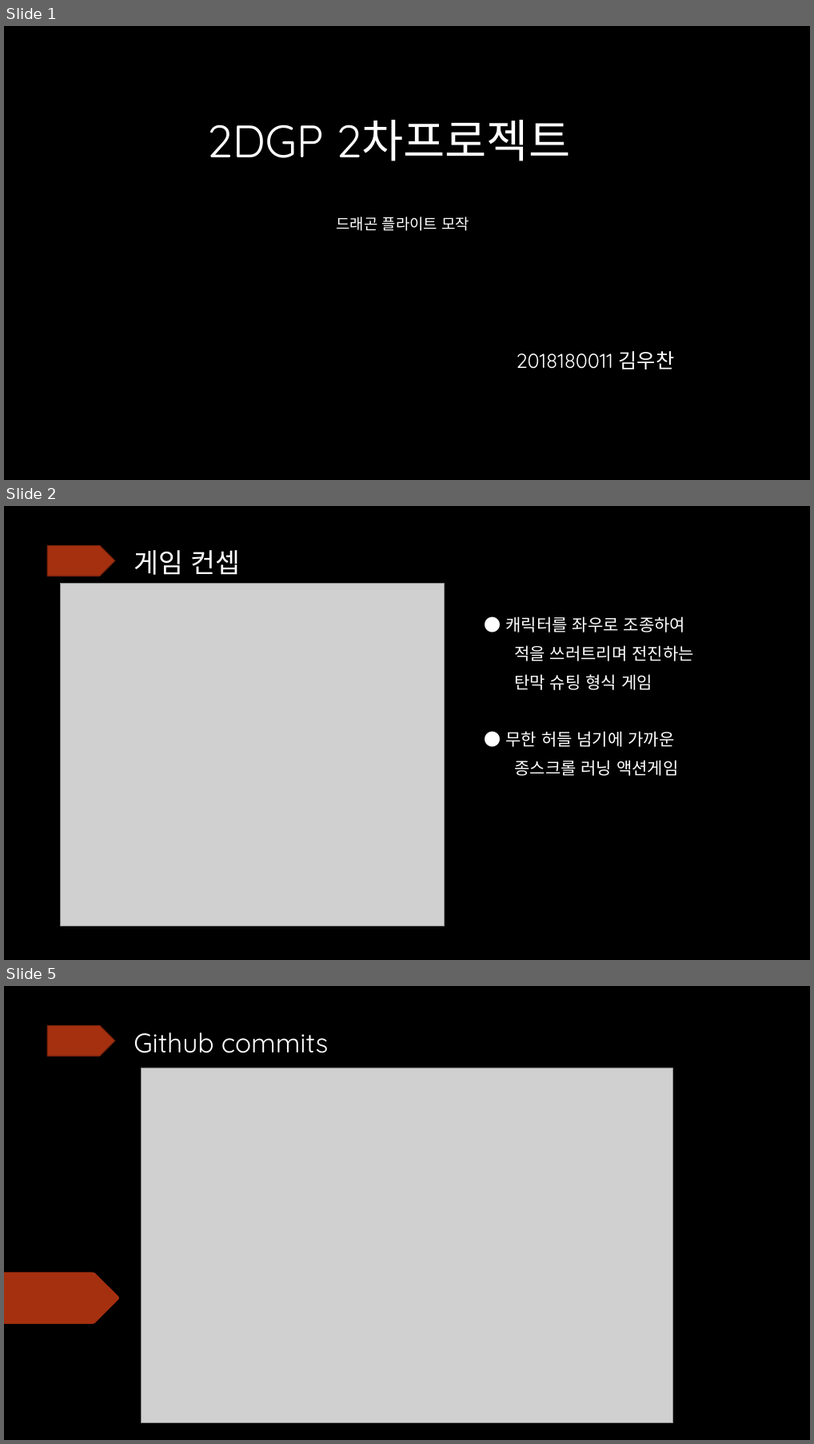
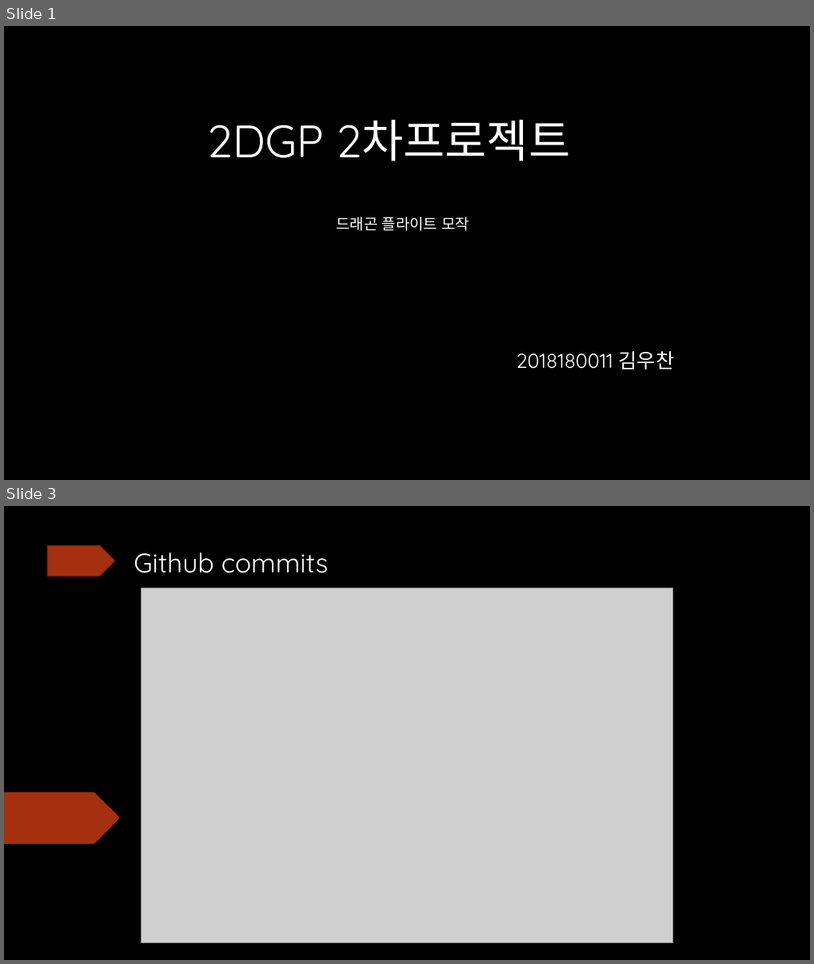
Before and after one commit to 2018180011woochan/2018180011---2DGP-GameProject, a slide deck: 2dgp.pptx. Shown one above the other, each under a label of ours: slides 1, 2 and 5 before the commit, slides 1 and 3 after it; the slides between them are not shown. The pictures are 814x1444 and 814x964 pixels, drawn with LibreOffice and Linux fonts; fonts in the diff are those of the drawing; grey boxes stand for pictures. Boxes give left, top, right and bottom in pixels: in the first picture for what was removed or moved away, otherwise in the second. Text is boxed around its words. In the diff, an @@ line names an element or a change of style, - is before the commit and + after.

```diff
--- a/2dgp.pptx
+++ b/2dgp.pptx
@@ slide 2 removed at (4, 506, 810, 960), background #000000 @@
@@ pentagon arrow removed at (47, 545, 114, 576) @@
@@ title removed at (134, 550, 241, 575) @@
-게임 컨셉
@@ picture removed at (60, 584, 445, 926) @@
@@ subtitle removed at (506, 616, 694, 776) @@
-● 캐릭터를 좌우로 조종하여
-적을 쓰러트리며 전진하는
-탄막 슈팅 형식 게임
-● 무한 허들 넘기에 가까운
-종스크롤 러닝 액션게임
@@ what was slide 5 is now slide 3 @@
```
Also in this commit, not shown: 1 slide changed, 1 other slide removed, 12 other files.
